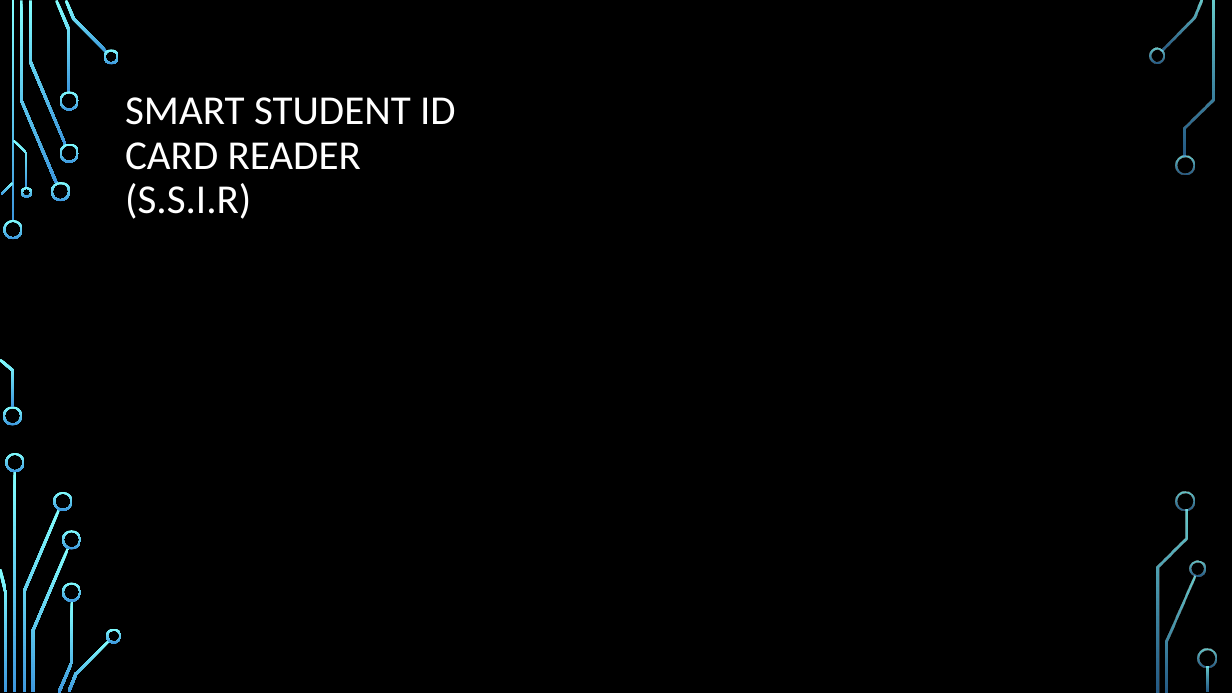
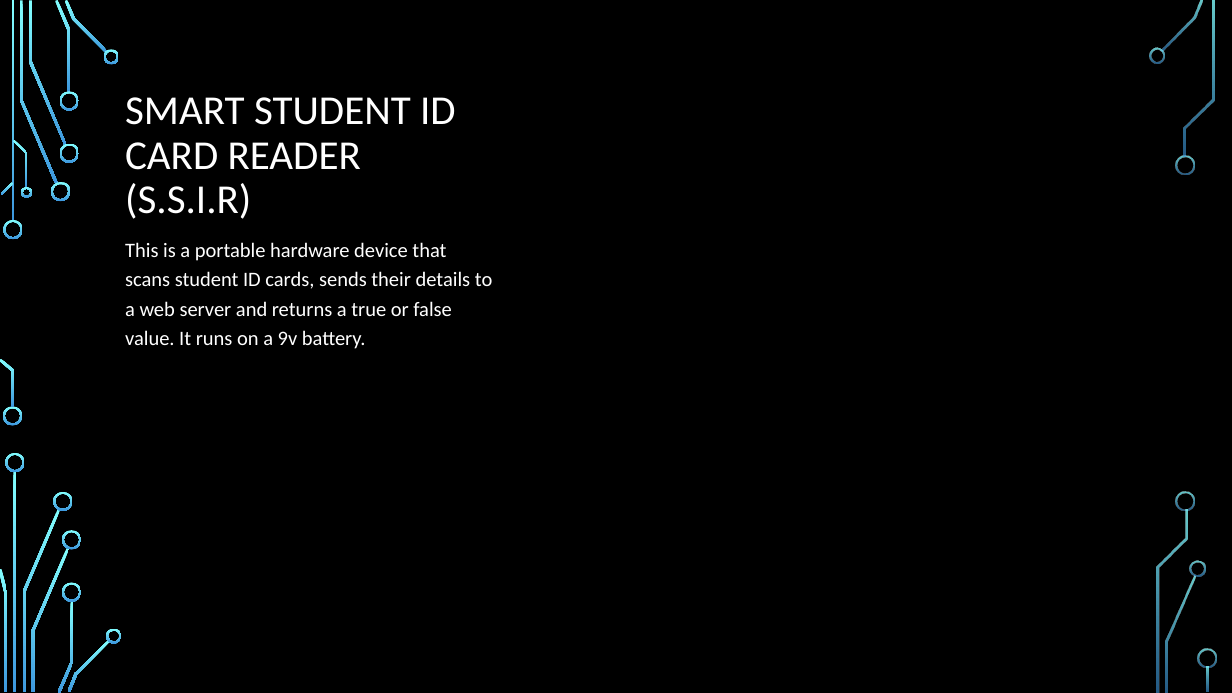
Before and after one commit to Emerald2240/CEE-Project, a slide deck: slide 19 of DESIGN AND IMPLEMENTATION OF A WEB-BASED SMART RFID.pptx. Drawn at 1232x693 pixels with LibreOffice and Linux fonts; fonts in the diff are those of the drawing; background and template pictures are left out. Boxes give left, top, right and bottom in pixels: in the first picture for what was removed or moved away, otherwise in the second. Text is boxed around its words. In the diff, an @@ line names an element or a change of style, - is before the commit and + after.

Commit message:
Added images and video of finished hardware product

```diff
--- a/DESIGN AND IMPLEMENTATION OF A WEB-BASED SMART RFID.pptx
+++ b/DESIGN AND IMPLEMENTATION OF A WEB-BASED SMART RFID.pptx
@@ text added at (125,242,492,349), 16 pt, text #FFFFFF @@
+This is a portable hardware device that scans student ID cards, sends their details to a web server and returns a true or false value. It runs on a 9v battery.
```
Also in this commit, not shown: 1 other slide changed, 1 slide added, 1 slide removed, 5 other files.
